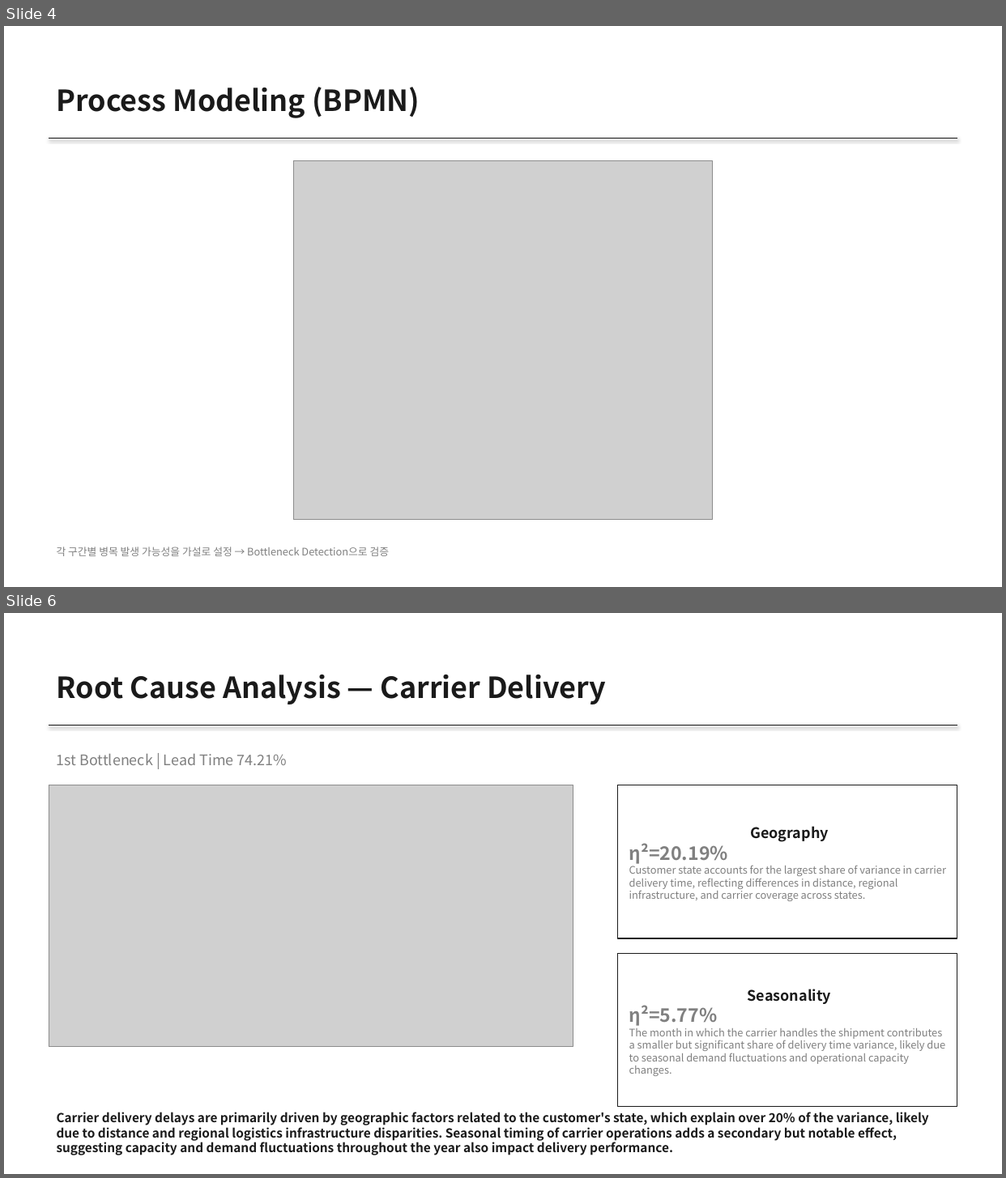
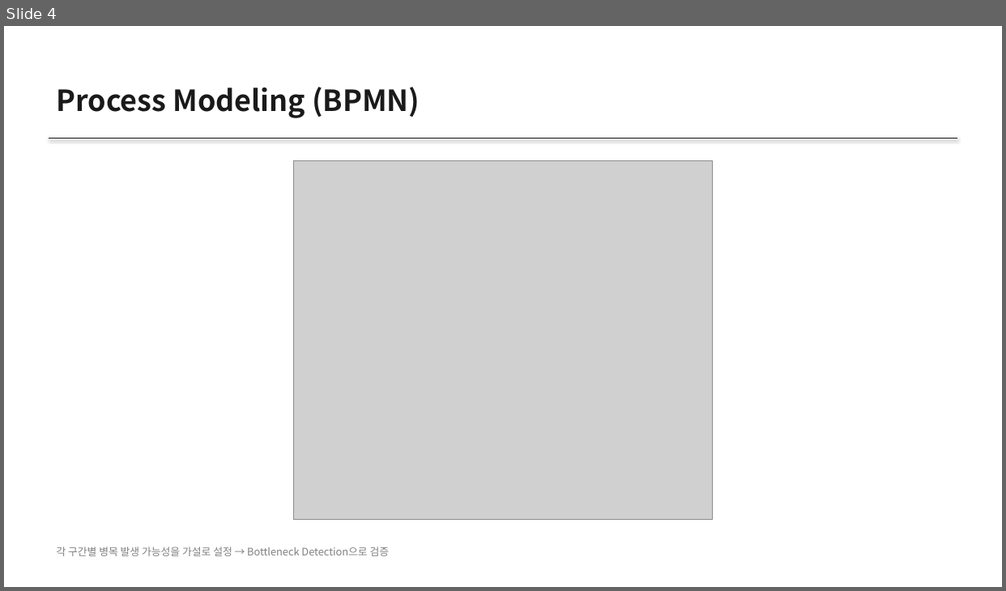
Before and after one commit to JunheePark0224/Olist-BPM-Agent, a slide deck: agent/outputs/executive_report.pptx. Shown one above the other, each under a label of ours: slides 4 and 6 before the commit, slide 4 after it; the slides between them are not shown. The pictures are 1006x1178 and 1006x591 pixels, drawn with LibreOffice and Linux fonts; fonts in the diff are those of the drawing; grey boxes stand for pictures. Boxes give left, top, right and bottom in pixels: in the first picture for what was removed or moved away, otherwise in the second. Text is boxed around its words. In the diff, an @@ line names an element or a change of style, - is before the commit and + after.

```diff
--- a/agent/outputs/executive_report.pptx
+++ b/agent/outputs/executive_report.pptx
@@ slide 6 removed at [4, 613, 1002, 1174], background #FFFFFF @@
@@ text removed at [57, 675, 606, 705] @@
-Root Cause Analysis — Carrier Delivery
@@ line removed from (49, 726) to (957, 726) @@
@@ text removed at [57, 754, 288, 765] @@
-1st Bottleneck | Lead Time 74.21%
@@ picture removed at [49, 786, 573, 1047] @@
@@ rectangle removed at [618, 786, 957, 939] @@
-Geography
-η²=20.19%
-Customer state accounts for the largest share of variance in carrier delivery time, reflecting differences in distance, regional infrastructure, and carrier coverage across states.
@@ rectangle removed at [618, 954, 957, 1107] @@
-Seasonality
-η²=5.77%
-The month in which the carrier handles the shipment contributes a smaller but significant share of delivery time variance, likely due to seasonal demand fluctuations and operational capacity changes.
@@ text removed at [57, 1112, 929, 1156] @@
-Carrier delivery delays are primarily driven by geographic factors related to the customer's state, which explain over 20% of the variance, likely due to distance and regional logistics infrastructure disparities. Seasonal timing of carrier operations adds a secondary but notable effect, suggesting capacity and demand fluctuations throughout the year also impact delivery performance.
```
Also in this commit, not shown: 7 slides changed, 2 slides added, 1 other slide removed, 33 other files.
